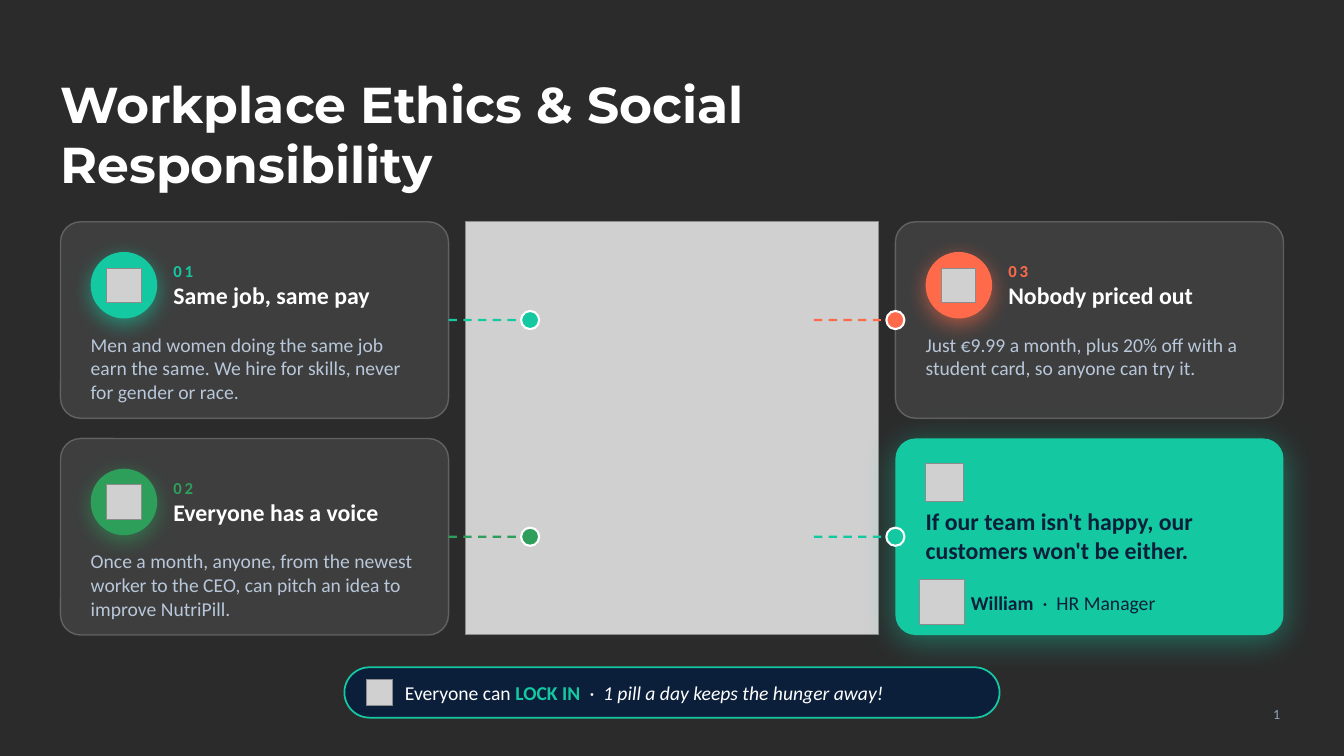
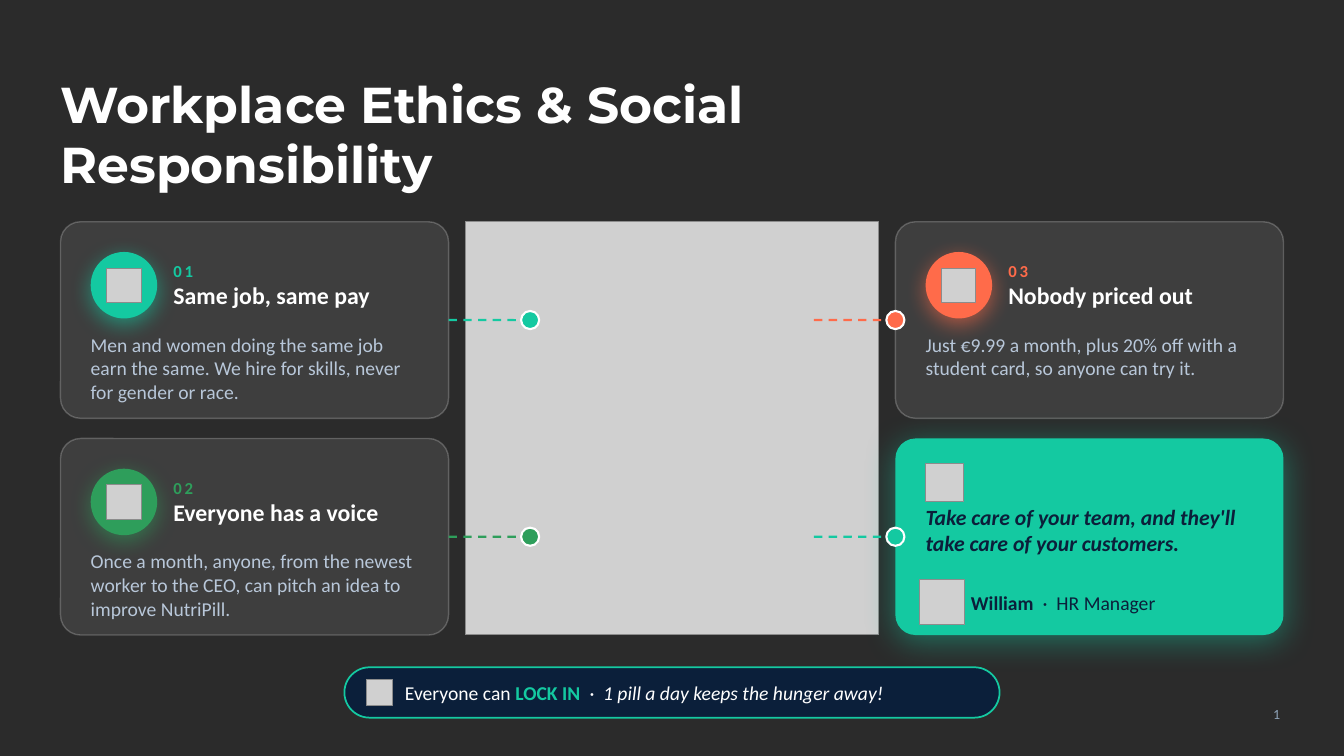
Before and after one commit to Johnporkthethird/english-presentaiton-, a slide deck: slide 1 of Workplace-Ethics-slide.pptx. Drawn at 1344x756 pixels with LibreOffice and Linux fonts; fonts in the diff are those of the drawing; grey boxes stand for pictures; background and template pictures are left out; a plain dark background stands for a picture behind light text. Boxes give left, top, right and bottom in pixels: in the first picture for what was removed or moved away, otherwise in the second. Text is boxed around its words. In the diff, an @@ line names an element or a change of style, - is before the commit and + after.

```diff
--- a/Workplace-Ethics-slide.pptx
+++ b/Workplace-Ethics-slide.pptx
@@ text at <box>926,510,1235,555</box>: text changed; size 17 to 15.5 pt; italic on @@
-If our team isn't happy, our customers won't be either.
+Take care of your team, and they'll take care of your customers.
```
Also in this commit, not shown: 2 other files.
